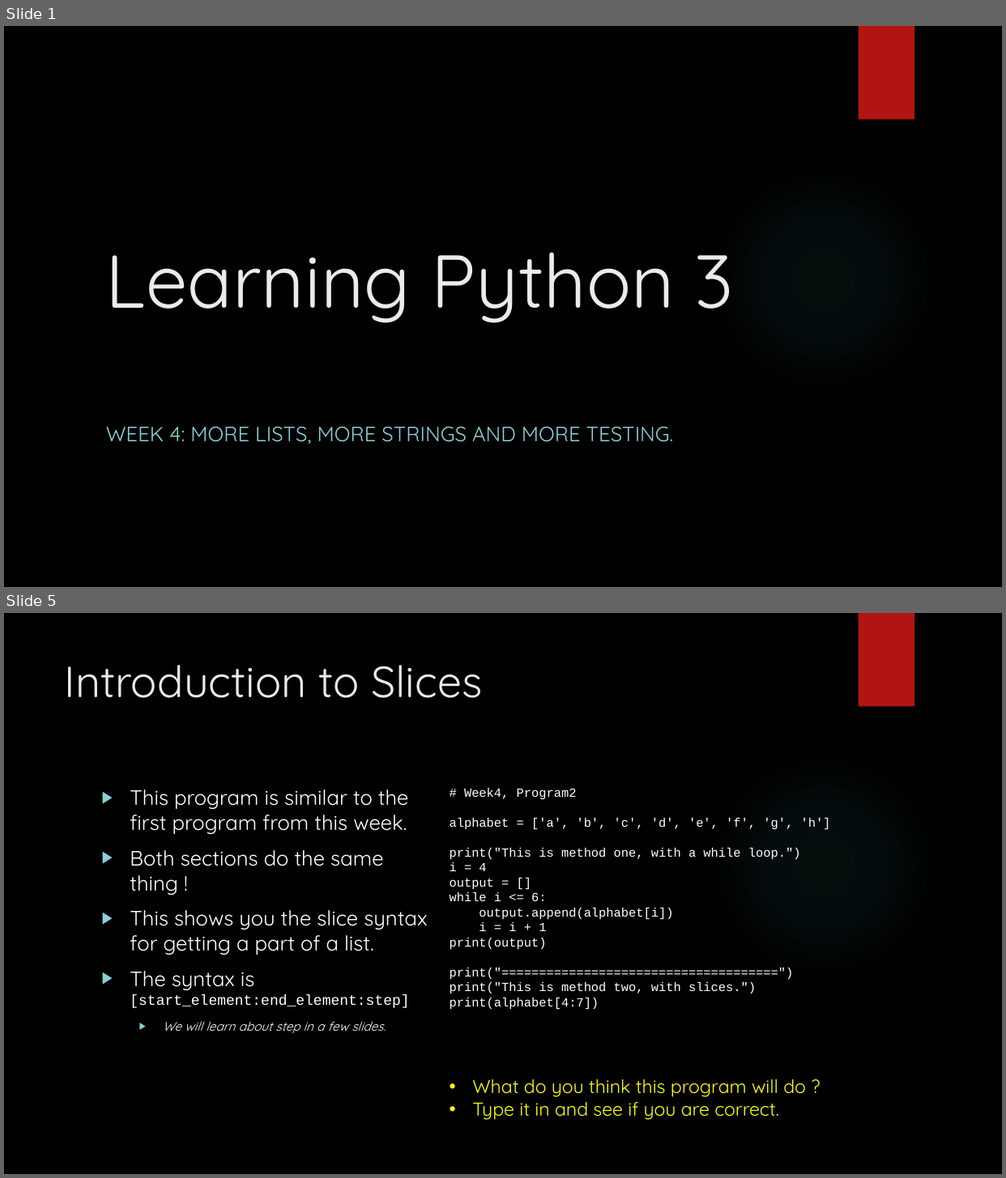
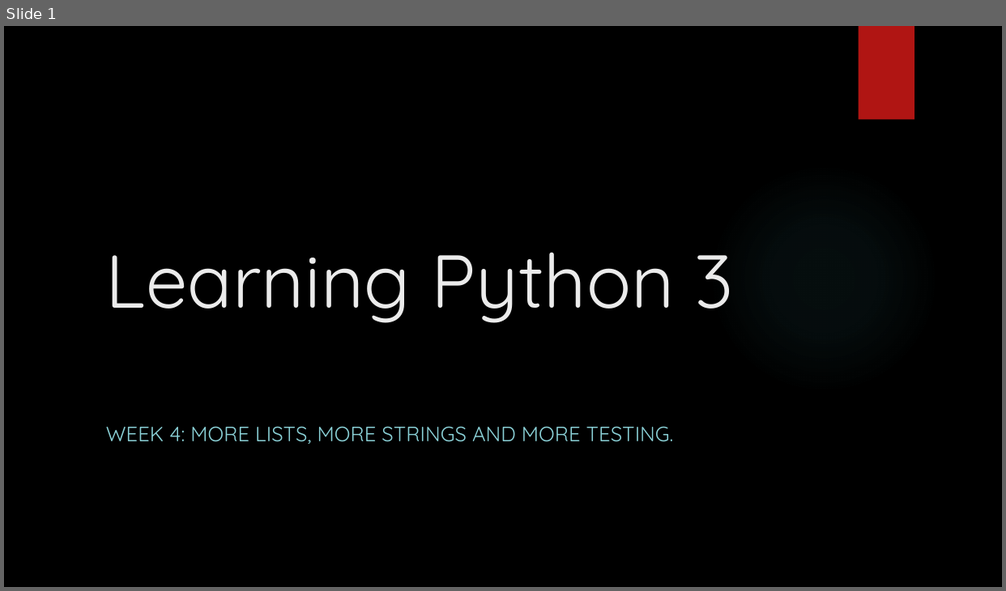
Before and after one commit to davidgroves/DGM_Tutorials, a slide deck: week5/week5.pptx. Shown one above the other, each under a label of ours: slides 1 and 5 before the commit, slide 1 after it; the slides between them are not shown. The pictures are 1006x1178 and 1006x591 pixels, drawn with LibreOffice and Linux fonts; fonts in the diff are those of the drawing; background and template pictures are left out. Boxes give left, top, right and bottom in pixels: in the first picture for what was removed or moved away, otherwise in the second. Text is boxed around its words. In the diff, an @@ line names an element or a change of style, - is before the commit and + after.

Commit message:
Week 5 partial checkin.

```diff
--- a/week5/week5.pptx
+++ b/week5/week5.pptx
@@ slide 5 removed at [4, 613, 1002, 1174], background picture (left out); not listed: 2 template elements that a slide beside it also shows @@
@@ title removed at [65, 665, 482, 698] @@
-Introduction to Slices
@@ text removed at [130, 790, 427, 1033] @@
-▶ This program is similar to the first program from this week.
-▶ Both sections do the same thing !
-▶ This shows you the slice syntax for getting a part of a list.
-▶ The syntax is [start_element:end_element:step]
-  ▶ We will learn about step in a few slides.
@@ text removed at [450, 788, 801, 1010] @@
-# Week4, Program2
-alphabet = ['a', 'b', 'c', 'd', 'e', 'f', 'g', 'h']
-print("This is method one, with a while loop.")
-i = 4
-output = []
-while i <= 6:
-output.append(alphabet[i])
-i = i + 1
-print(output)
-print("=====================================")
-print("This is method two, with slices.")
-print(alphabet[4:7])
@@ text removed at [472, 1080, 806, 1120] @@
-• What do you think this program will do ?
-• Type it in and see if you are correct.
```
Also in this commit, not shown: 2 slides changed, 31 slides added, 19 other slides removed.
